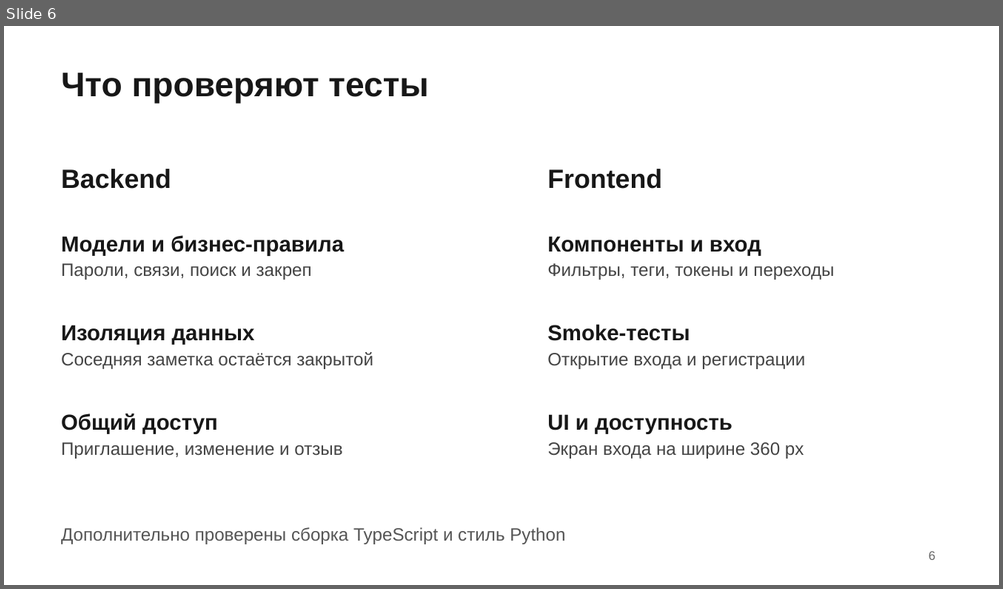
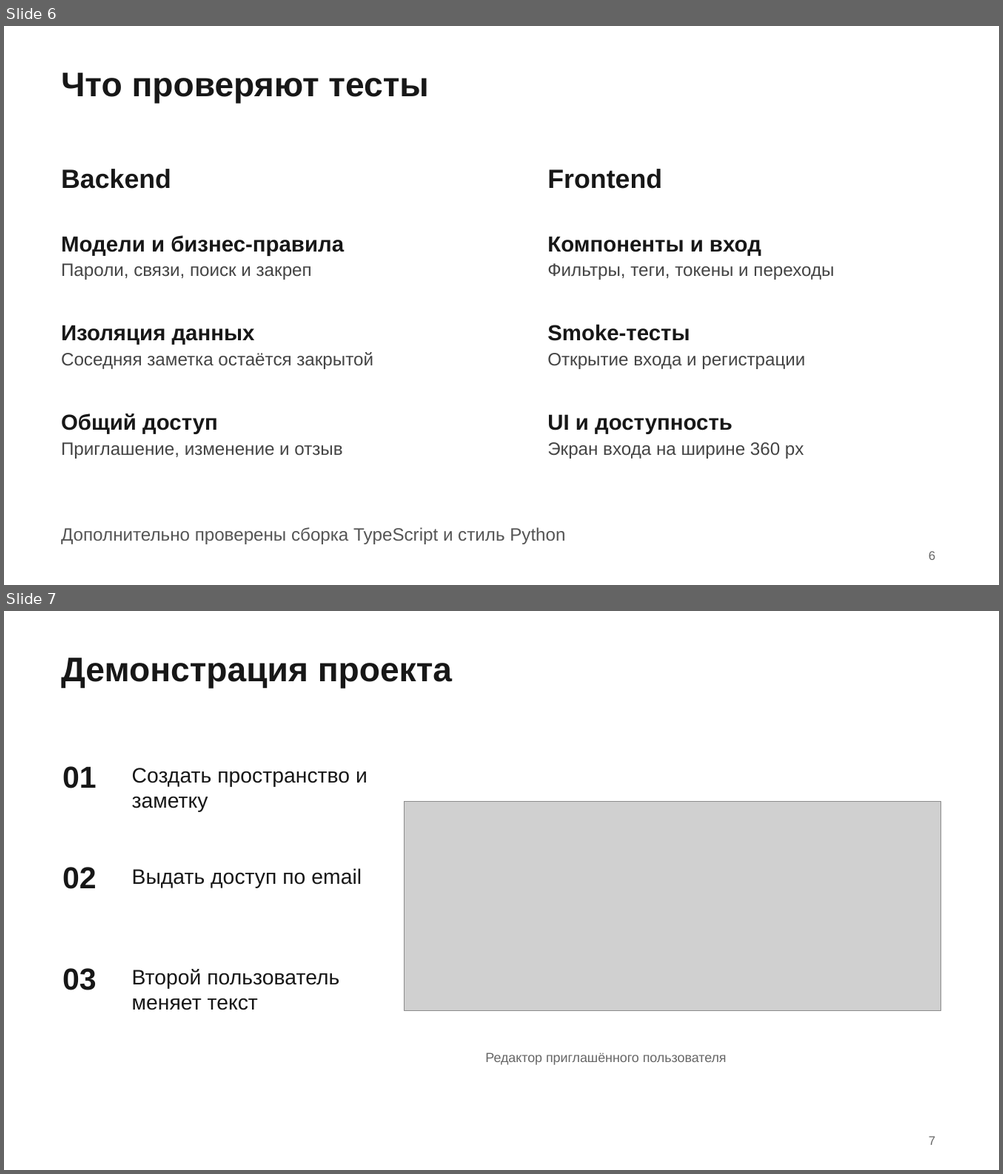
Before and after one commit to NE4EL/Smart-notes, a slide deck: output/presentations/Smart_Notes_Project_Shared_Notes_v2.pptx. Shown one above the other, each under a label of ours: slide 6 before the commit, slides 6 and 7 after it. The pictures are 1003x589 and 1003x1174 pixels, drawn with LibreOffice and Linux fonts; fonts in the diff are those of the drawing; grey boxes stand for pictures. Boxes give left, top, right and bottom in pixels: in the first picture for what was removed or moved away, otherwise in the second. Text is boxed around its words. In the diff, an @@ line names an element or a change of style, - is before the commit and + after.

Commit message:
D: refresh presentation with live sharing screenshots

```diff
--- a/output/presentations/Smart_Notes_Project_Shared_Notes_v2.pptx
+++ b/output/presentations/Smart_Notes_Project_Shared_Notes_v2.pptx
@@ slide 7 added at [4, 611, 999, 1170], background #FFFFFF @@
@@ text added at [61, 658, 452, 688], 33 pt, text #171717, bold @@
+Демонстрация проекта
@@ text added at [62, 766, 96, 789], 29.2 pt, text #171717, bold @@
+01
@@ text added at [132, 768, 367, 812], 20.2 pt, text #171717 @@
+Создать пространство и заметку
@@ picture added at [404, 802, 940, 1011] @@
@@ text added at [62, 867, 96, 889], 29.2 pt, text #171717, bold @@
+02
@@ text added at [132, 869, 361, 889], 20.2 pt, text #171717 @@
+Выдать доступ по email
@@ text added at [62, 968, 96, 991], 29.2 pt, text #171717, bold @@
+03
@@ text added at [132, 969, 339, 1011], 20.2 pt, text #171717 @@
+Второй пользователь меняет текст
@@ text added at [485, 1053, 726, 1065], 12.8 pt, text #666666 @@
+Редактор приглашённого пользователя
@@ text added at [928, 1136, 935, 1145], 12 pt, text #666666 @@
+7
```
Also in this commit, not shown: 2 slides changed, 1 slide removed.
